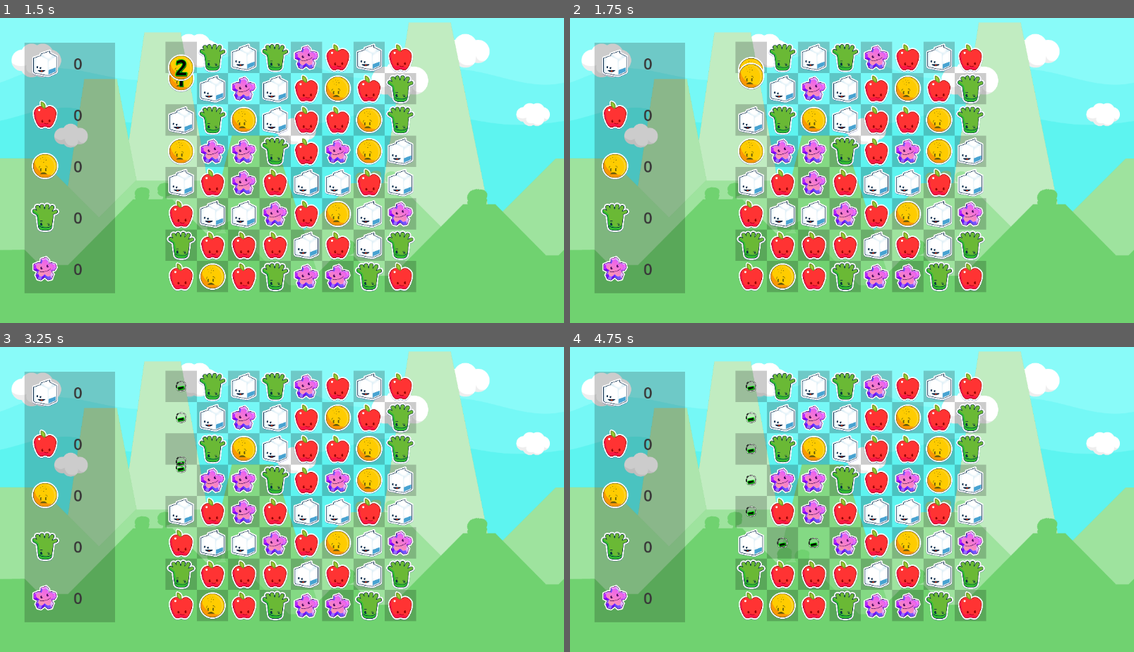
Above: before the commit, frames 1-4 (two rows, left to right).
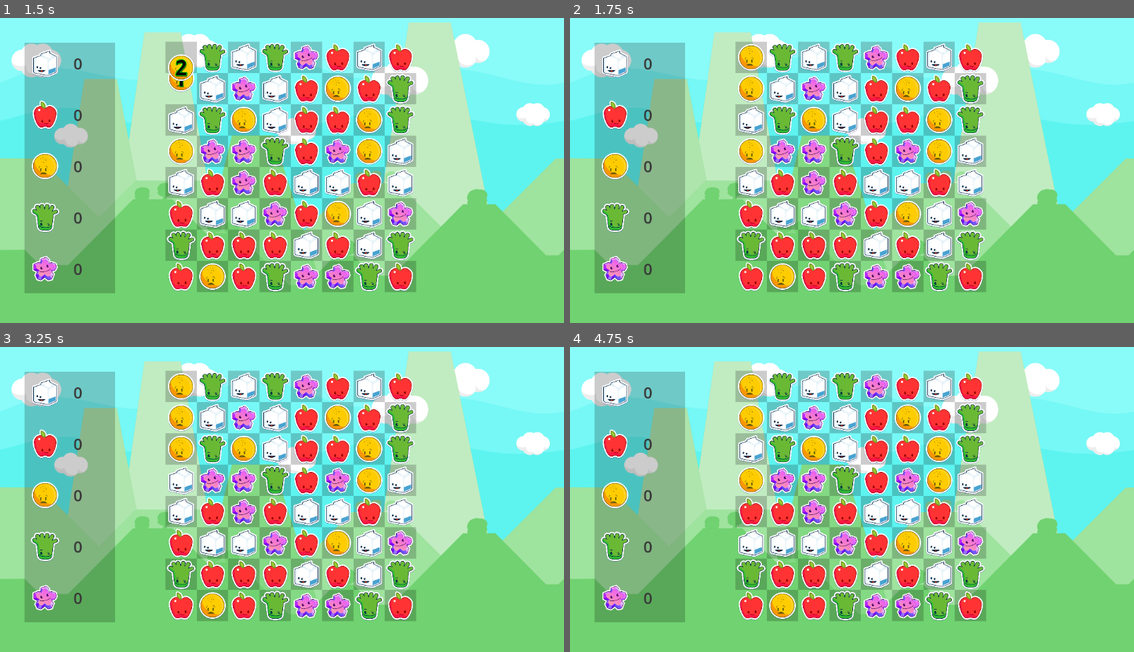
Above: after the commit, the same moments.

Repository: gitbrent/godot-match-3
Game: Godot game, scene res://game.tscn
Two runs of this game, one before a commit and one after it. Both use one fixed random seed, a clock stepped at 60 frames per second and the inputs below.
Inputs (mouse positions are in pixels of both pictures, inside the frame that each line leads up to):
- Up to frame 1 (1.5 s): tap Enter at 0.5 s; drag from (180, 57) to (338, 94) at 0.52 s; drag from (180, 88) to (253, 228) at 1.27 s
- Up to frame 2 (1.75 s): no input
- Up to frame 3 (3.25 s): move the mouse to (180, 447) at 2.02 s; click (180, 447) at 2.17 s; drag from (180, 481) to (112, 444) at 2.77 s
- Up to frame 4 (4.75 s): drag from (750, 511) to (880, 493) at 3.52 s; drag from (750, 542) to (767, 414) at 4.27 s

Frame 1 is identical in both runs. In frame 2, 0.7% of the frame differs, in the area x 29-35%, y 8-28%; in frame 3, 1.4%; in frame 4, 2.3%, in the area x 29-46%, y 8-69%.

Commit message:
WIP

Diff:
--- a/game_board/GameBoard.gd
+++ b/game_board/GameBoard.gd
@@ -9,13 +9,124 @@
 const TWEEN_TIME:float = 0.25
 var selected_cell_1:GemCell = null
 var selected_cell_2:GemCell = null
-var explode_me_matched_gems: Array
+#var explode_me_matched_gems:Array
+var undo_cell_1:GemCell = null
+var undo_cell_2:GemCell = null
 
 # Called when the node enters the scene tree for the first time.
 func _ready():
 	randomize()
 	fill_grid()
 	fill_hbox()
+
+# TODO: feed props to parent controller for display
+func get_gem_props():
+	var brent:Dictionary = {
+		"GREEN": 99
+	}
+	return brent
+
+# =========================================================
+# NEW!!
+# =========================================================
+
+# UTILS
+
+func find_gem_indices(gem_cell:GemCell) -> Dictionary:
+	var parent_vbox = gem_cell.get_parent()  # Assuming direct parent is a VBoxContainer
+	var hbox = parent_vbox.get_parent()      # Assuming direct parent of VBox is the HBoxContainer
+
+	var vbox_index = -1
+	var gem_index = -1
+
+	# Get the index of the VBoxContainer in the HBoxContainer
+	for i in range(hbox.get_child_count()):
+		if hbox.get_child(i) == parent_vbox:
+			vbox_index = i
+			break
+
+	# Get the index of the GemCell in the VBoxContainer
+	for j in range(parent_vbox.get_child_count()):
+		if parent_vbox.get_child(j) == gem_cell:
+			gem_index = j
+			break
+
+	return {"column": vbox_index, "row": gem_index}
+
+func are_cells_adjacent(gemcell1:GemCell, gemcell2:GemCell) -> bool:
+	var cell1 = find_gem_indices(gemcell1)
+	var cell2 = find_gem_indices(gemcell2)
+	var col1 = cell1.column
+	var row1 = cell1.row
+	var col2 = cell2.column
+	var row2 = cell2.row
+
+	# Check if cells are in the same row and adjacent columns
+	if row1 == row2 and abs(col1 - col2) == 1:
+		return true
+
+	# Check if cells are in the same column and adjacent rows
+	if col1 == col2 and abs(row1 - row2) == 1:
+		return true
+
+	# Cells are not adjacent
+	return false
+
+func get_first_match() -> Array:
+	var num_columns: int = hbox_container.get_child_count()
+	var num_rows: int = hbox_container.get_child_count()
+	var match_details: Array = []
+
+	# Horizontal Check (check each row)
+	for row in range(num_rows):
+		var last_color = null
+		var streak = 0
+		var match_start = 0
+		for column in range(num_columns):
+			var gem_cell = $HBoxContainer.get_child(column).get_child(row) as GemCell
+			if gem_cell.gem_color == last_color:
+				streak += 1
+			else:
+				if streak >= 3:
+					# Collect match details
+					for i in range(match_start, column):
+						match_details.append({"row": row, "column": i, "color": last_color})
+					return match_details
+				streak = 1
+				match_start = column
+				last_color = gem_cell.gem_color
+		if streak >= 3:
+			for i in range(match_start, num_columns):
+				match_details.append({"row": row, "column": i, "color": last_color})
+			return match_details
+
+	# Vertical Check (check each column)
+	for column in range(num_columns):
+		var last_color = null
+		var streak = 0
+		var match_start = 0
+		for row in range(num_rows):
+			var gem_cell = $HBoxContainer.get_child(column).get_child(row) as GemCell
+			if gem_cell.gem_color == last_color:
+				streak += 1
+			else:
+				if streak >= 3:
+					# Collect match details
+					for i in range(match_start, row):
+						match_details.append({"row": i, "column": column, "color": last_color})
+					return match_details
+				streak = 1
+				match_start = row
+				last_color = gem_cell.gem_color
+		if streak >= 3:
+			for i in range(match_start, num_rows):
+				match_details.append({"row": i, "column": column, "color": last_color})
+			return match_details
+
+	return []  # No matches found
+
+# STEP 1: Handle input (=capture first & second selection), swap gems
+# @desc: calls `swap_gem_cells()` when 2 cells selected and are adjacent
 
 func _on_cell_click(gem_cell:GemCell):
 	print("[_on_cell_click] ---------------------------------------------")
@@ -51,251 +162,41 @@
 
 	# STEP 3: swap cells if adjacent
 	if selected_cell_1 and selected_cell_2 and are_cells_adjacent(selected_cell_1, selected_cell_2):
-		swap_gem_cells()
-
-# TODO: feed props to parent controller for display
-func get_gem_props():
-	var brent:Dictionary = {
-		"GREEN": 99
-	}
-	return brent
-
-# =========================================================
-
-func are_cells_adjacent(gemcell1:GemCell, gemcell2:GemCell) -> bool:
-	var cell1 = find_gem_indices(gemcell1)
-	var cell2 = find_gem_indices(gemcell2)
-	var col1 = cell1.column
-	var row1 = cell1.row
-	var col2 = cell2.column
-	var row2 = cell2.row
-
-	# Check if cells are in the same row and adjacent columns
-	if row1 == row2 and abs(col1 - col2) == 1:
-		return true
-
-	# Check if cells are in the same column and adjacent rows
-	if col1 == col2 and abs(row1 - row2) == 1:
-		return true
-
-	# Cells are not adjacent
-	return false
-
-# TODO: Check entire board for any matches (not used yet, will show "NO MOVES" and reload grid)
-func check_for_matches() -> bool:
-	var num_columns: int = hbox_container.get_child_count()
-	var num_rows: int = hbox_container.get_child_count()
-
-	# Horizontal Check (check each row)
-	for row in range(num_rows):
-		var last_color = null
-		var streak = 0
-		for column in range(num_columns):
-			#print("[check_for_matches]: [" + str(row) + "/" + str(column) + "]")
-			var gem_cell = $HBoxContainer.get_child(column).get_child(row) as GemCell
-			if gem_cell.gem_color == last_color:
-				streak += 1
-			else:
-				if streak >= 3:
-					return true  # Found a horizontal match
-				streak = 1
-				last_color = gem_cell.gem_color
-		if streak >= 3:
-			return true  # Check if the last streak in the row was a match
-
-	# Vertical Check (check each column)
-	for column in range(num_columns):
-		var last_color = null
-		var streak = 0
-		for row in range(num_rows):
-			var gem_cell = $HBoxContainer.get_child(column).get_child(row) as GemCell
-			if gem_cell.gem_color == last_color:
-				streak += 1
-			else:
-				if streak >= 3:
-					return true  # Found a vertical match
-				streak = 1
-				last_color = gem_cell.gem_color
-		if streak >= 3:
-			return true  # Check if the last streak in the column was a match
-
-	return false  # No matches found
-
-func unique_array(array: Array) -> Array:
-	var unique_dict: Dictionary = {}
-	for item in array:
-		unique_dict[item] = true
-	return unique_dict.keys()
-
-func get_matched_gems(col: int, row: int) -> Array:
-	var matches: Array = []
-	var hbox = hbox_container
-
-	# Check horizontally
-	matches += get_matches_in_direction(col, row, hbox, -1, 0)  # Left
-	matches += get_matches_in_direction(col, row, hbox, 1, 0)   # Right
-	if matches.size() > 1:  # Includes the center gem, need at least one more for a match
-		matches.append(hbox.get_child(col).get_child(row))  # Add center gem if match found
-
-	# Check vertically
-	var vertical_matches: Array = []
-	vertical_matches += get_matches_in_direction(col, row, hbox, 0, -1)  # Up
-	vertical_matches += get_matches_in_direction(col, row, hbox, 0, 1)   # Down
-	if vertical_matches.size() > 1:
-		vertical_matches.append(hbox.get_child(col).get_child(row))  # Add center gem if match found
-		matches += vertical_matches  # Combine horizontal and vertical matches
-
-	return unique_array(matches)  # Remove duplicates if any gem is counted in both directions
-
-func get_matches_in_direction(start_col: int, start_row: int, hbox: HBoxContainer, delta_col: int, delta_row: int) -> Array:
-	var matches: Array = []
-	var current_col: int = start_col + delta_col
-	var current_row: int = start_row + delta_row
-	var current_color: Enums.GemColor = (hbox.get_child(start_col).get_child(start_row) as GemCell).gem_color
-	while current_col >= 0 and current_col < hbox.get_child_count() and current_row >= 0 and current_row < hbox.get_child(current_col).get_child_count():
-		var gem_cell: GemCell = hbox.get_child(current_col).get_child(current_row) as GemCell
-		if gem_cell.gem_color == current_color:
-			matches.append(gem_cell)
-			current_col += delta_col
-			current_row += delta_row
-		else:
-			break
-	return matches
-
-func will_create_match(src_cell: GemCell, new_col: int, new_row: int) -> bool:
-	print("[will_create_match]: " + Enums.get_color_name_by_value(src_cell.gem_color) + " at c:r " + str(new_col+1) + ":" + str(new_row+1))
-
-	# Temporarily swap gems for the purpose of checking
-	var tgt_cell: GemCell = hbox_container.get_child(new_col).get_child(new_row) as GemCell
-	var original_color: Enums.GemColor = tgt_cell.gem_color
-	tgt_cell.gem_color = src_cell.gem_color
-	src_cell.gem_color = original_color
-
-	# Check for matches
-	var matched_gems: Array = get_matched_gems(new_col, new_row)
-	print("[will_create_match]: matched_gems: ", matched_gems)
-	if matched_gems.size() > 0:
-		return true
-
-	# Revert colors back if no match is found
-	tgt_cell.gem_color = original_color
-	src_cell.gem_color = tgt_cell.gem_color
-	return false
-
-func check_match_at_position(col: int, row: int, hbox: HBoxContainer) -> bool:
-	# Check horizontally
-	var min_col = max(col - 2, 0)
-	var max_col = min(col + 2, hbox.get_child_count() - 1)
-	var current_color = (hbox.get_child(col).get_child(row) as GemCell).gem_color
-	var match_count = 1  # Start with the gem itself
-
-	# Check to the left
-	for i in range(col - 1, min_col - 1, -1):
-		if (hbox.get_child(i).get_child(row) as GemCell).gem_color == current_color:
-			match_count += 1
-		else:
-			break
-
-	# Check to the right
-	for i in range(col + 1, max_col + 1):
-		if (hbox.get_child(i).get_child(row) as GemCell).gem_color == current_color:
-			match_count += 1
-		else:
-			break
-
-	if match_count >= 3:
-		return true  # Horizontal match found
-
-	# Check vertically
-	var vbox = hbox.get_child(col) as VBoxContainer
-	var min_row = max(row - 2, 0)
-	var max_row = min(row + 2, vbox.get_child_count() - 1)
-	match_count = 1  # Reset for vertical checking
-
-	# Check upwards
-	for i in range(row - 1, min_row - 1, -1):
-		if (vbox.get_child(i) as GemCell).gem_color == current_color:
-			match_count += 1
-		else:
-			break
-
-	# Check downwards
-	for i in range(row + 1, max_row + 1):
-		if (vbox.get_child(i) as GemCell).gem_color == current_color:
-			match_count += 1
-		else:
-			break
-
-	if match_count >= 3:
-		return true  # Vertical match found
-
-	return false  # No matches found
-
-func find_gem_indices(gem_cell:GemCell) -> Dictionary:
-	var parent_vbox = gem_cell.get_parent()  # Assuming direct parent is a VBoxContainer
-	var hbox = parent_vbox.get_parent()      # Assuming direct parent of VBox is the HBoxContainer
-
-	var vbox_index = -1
-	var gem_index = -1
-
-	# Get the index of the VBoxContainer in the HBoxContainer
-	for i in range(hbox.get_child_count()):
-		if hbox.get_child(i) == parent_vbox:
-			vbox_index = i
-			break
-
-	# Get the index of the GemCell in the VBoxContainer
-	for j in range(parent_vbox.get_child_count()):
-		if parent_vbox.get_child(j) == gem_cell:
-			gem_index = j
-			break
-
-	return {"column": vbox_index, "row": gem_index}
-
-func swap_gem_cells():
+		undo_cell_1 = selected_cell_1
+		undo_cell_2 = selected_cell_2
+		swap_gem_cells(selected_cell_1, selected_cell_2)
+
+# STEP 2: Swap gems: capture current gems, move scenes via tween
+
+func swap_gem_cells(swap_cell_1:GemCell, swap_cell_2:GemCell):
 	# A: signal game controller
 	emit_signal("gem_swapped") # play swipe sound
 
 	# B: turn off anim/effects before moving
-	selected_cell_1.play_selected_anim(false)
-	selected_cell_2.play_selected_anim(false)
+	swap_cell_1.play_selected_anim(false)
+	swap_cell_2.play_selected_anim(false)
 
 	# C: get position to restore to after move so tween sets/flows smoothly
-	var orig_pos_cell_1 = selected_cell_1.global_position
-	var orig_col_cell_1 = selected_cell_1.get_parent()
-	var orig_ridx_cell_1 = find_gem_indices(selected_cell_1).row
-	var orig_cidx_cell_1 = find_gem_indices(selected_cell_1).column
-	var orig_pos_cell_2 = selected_cell_2.global_position
-	var orig_col_cell_2 = selected_cell_2.get_parent()
-	var orig_ridx_cell_2 = find_gem_indices(selected_cell_2).row
-	var orig_cidx_cell_2 = find_gem_indices(selected_cell_2).column
-
-	# D: swap gems, or swap back if no match
-	# NOTE: when they dont match, just tween-swap them (dont physially move the scenes, why bother?)
-	if will_create_match(selected_cell_1, orig_cidx_cell_2, orig_ridx_cell_2):
-		# D1: swap gems
-		orig_col_cell_1.remove_child(selected_cell_1)
-		orig_col_cell_2.add_child(selected_cell_1)
-		orig_col_cell_2.move_child(selected_cell_1, orig_ridx_cell_1)
-		orig_col_cell_2.remove_child(selected_cell_2)
-		orig_col_cell_1.add_child(selected_cell_2)
-		orig_col_cell_1.move_child(selected_cell_2, orig_ridx_cell_2)
-
-		# D2: IMPORTANT: use deferred to allow changes above to render, then re-position and tween afterwards!
-		call_deferred("setup_tween", selected_cell_1, orig_pos_cell_1, orig_pos_cell_2)
-		call_deferred("setup_tween", selected_cell_2, orig_pos_cell_2, orig_pos_cell_1)
-	else:
-		# Tween to each other's positions
-		call_deferred("setup_tween", selected_cell_1, orig_pos_cell_1, orig_pos_cell_2)
-		call_deferred("setup_tween", selected_cell_2, orig_pos_cell_2, orig_pos_cell_1)
-		# Wait for the first tween to complete
-		await get_tree().create_timer(TWEEN_TIME).timeout
-		# Then swap them right back
-		call_deferred("swap_back", selected_cell_1, selected_cell_2, orig_pos_cell_1, orig_pos_cell_2)
-
-func swap_back(gem_cell_1, gem_cell_2, pos_cell_1, pos_cell_2):
-	setup_tween(gem_cell_1, gem_cell_1.global_position, pos_cell_1)
-	setup_tween(gem_cell_2, gem_cell_2.global_position, pos_cell_2)
+	var orig_pos_cell_1 = swap_cell_1.global_position
+	var orig_col_cell_1 = swap_cell_1.get_parent()
+	var orig_ridx_cell_1 = find_gem_indices(swap_cell_1).row
+	var orig_cidx_cell_1 = find_gem_indices(swap_cell_1).column
+	var orig_pos_cell_2 = swap_cell_2.global_position
+	var orig_col_cell_2 = swap_cell_2.get_parent()
+	var orig_ridx_cell_2 = find_gem_indices(swap_cell_2).row
+	var orig_cidx_cell_2 = find_gem_indices(swap_cell_2).column
+
+	# D: swap gems
+	orig_col_cell_1.remove_child(swap_cell_1)
+	orig_col_cell_2.add_child(swap_cell_1)
+	orig_col_cell_2.move_child(swap_cell_1, orig_ridx_cell_1)
+	orig_col_cell_2.remove_child(swap_cell_2)
+	orig_col_cell_1.add_child(swap_cell_2)
+	orig_col_cell_1.move_child(swap_cell_2, orig_ridx_cell_2)
+
+	# IMPORTANT: use deferred to allow changes above to render, then re-position and tween afterwards!
+	call_deferred("setup_tween", swap_cell_1, orig_pos_cell_1, orig_pos_cell_2)
+	call_deferred("setup_tween", swap_cell_2, orig_pos_cell_2, orig_pos_cell_1)
 
 func setup_tween(gem_cell:GemCell, start_pos:Vector2, end_pos:Vector2):
 	gem_cell.global_position = start_pos  # Set initial position right before tweening
@@ -303,13 +204,10 @@
 	tween.tween_property(gem_cell, "global_position", end_pos, TWEEN_TIME)
 	tween.tween_callback(tween_completed.bind(gem_cell))
 
+# STEP 3: Tween complete: clear vars/scan board
+
 func tween_completed(gem_cell:GemCell):
 	#print("[TWEEN-COMPLETE]: ", gem_cell)
-
-	# TODO: WIP: when toget agther correct gems
-	var brent = find_gem_indices(gem_cell)
-	explode_me_matched_gems = get_matched_gems(brent.column, brent.row)
-	print("explode_me_matched_gems: ", explode_me_matched_gems)
 
 	# This method w/b called twice - after each gem is moved
 	if gem_cell == selected_cell_1:
@@ -320,9 +218,26 @@
 		selected_cell_2 = null
 
 	# This method w/b called twice - after each gem is moved, only run after BOTH done
-	if not selected_cell_1 and not selected_cell_2 and explode_me_matched_gems.size() > 0:
+	if not selected_cell_1 and not selected_cell_2:
+		check_board_post_moves()
+
+func check_board_post_moves():
+	print("[check_board_post_moves]: enter")
+	var gem_matches = get_first_match()
+	if gem_matches.size() == 0:
+		await get_tree().create_timer(TWEEN_TIME).timeout
+		# Then swap them right back
+		swap_gem_cells(undo_cell_2, undo_cell_1)
+		undo_cell_1 = null
+		undo_cell_2 = null
+	else:
+		print("[check_board_post_moves]: MATCHES! ", gem_matches)
 		# D3: log gems to explode after move is done
-		explode_gems(explode_me_matched_gems)
+		#explode_gems(explode_me_matched_gems)
+		# TODO: EXPLODE LOOP
+		pass
+
+# STEP 4: Explode first match found, repeat until exhausted
 
 func explode_gems(gem_cells: Array):
 	# Function to handle removal of gems and other effects
@@ -339,7 +254,161 @@
 	#if selected_cell_2:
 		#selected_cell_2.debug_show_selnum(0)
 		#selected_cell_2 = null
-	explode_me_matched_gems.clear()
+
+# =========================================================
+
+# ABOVE ARE CLEAR ~~~~~~~~~~~~~~~~~~~~~~~~~~~~~~~~~~~~~~~~~
+
+# TODO: Check entire board for any matches (not used yet, will show "NO MOVES" and reload grid)
+#func check_for_matches() -> bool:
+	#var num_columns: int = hbox_container.get_child_count()
+	#var num_rows: int = hbox_container.get_child_count()
+	#
+	## Horizontal Check (check each row)
+	#for row in range(num_rows):
+		#var last_color = null
+		#var streak = 0
+		#for column in range(num_columns):
+			##print("[check_for_matches]: [" + str(row) + "/" + str(column) + "]")
+			#var gem_cell = $HBoxContainer.get_child(column).get_child(row) as GemCell
+			#if gem_cell.gem_color == last_color:
+				#streak += 1
+			#else:
+				#if streak >= 3:
+					#return true  # Found a horizontal match
+				#streak = 1
+				#last_color = gem_cell.gem_color
+		#if streak >= 3:
+			#return true  # Check if the last streak in the row was a match
+	#
+	## Vertical Check (check each column)
+	#for column in range(num_columns):
+		#var last_color = null
+		#var streak = 0
+		#for row in range(num_rows):
+			#var gem_cell = $HBoxContainer.get_child(column).get_child(row) as GemCell
+			#if gem_cell.gem_color == last_color:
+				#streak += 1
+			#else:
+				#if streak >= 3:
+					#return true  # Found a vertical match
+				#streak = 1
+				#last_color = gem_cell.gem_color
+		#if streak >= 3:
+			#return true  # Check if the last streak in the column was a match
+	#
+	#return false  # No matches found
+#
+#func unique_array(array: Array) -> Array:
+	#var unique_dict: Dictionary = {}
+	#for item in array:
+		#unique_dict[item] = true
+	#return unique_dict.keys()
+#
+#func get_matched_gems(col: int, row: int) -> Array:
+	#var matches: Array = []
+	#var hbox = hbox_container
+#
+	## Check horizontally
+	#matches += get_matches_in_direction(col, row, hbox, -1, 0)  # Left
+	#matches += get_matches_in_direction(col, row, hbox, 1, 0)   # Right
+	#if matches.size() > 1:  # Includes the center gem, need at least one more for a match
+		#matches.append(hbox.get_child(col).get_child(row))  # Add center gem if match found
+#
+	## Check vertically
+	#var vertical_matches: Array = []
+	#vertical_matches += get_matches_in_direction(col, row, hbox, 0, -1)  # Up
+	#vertical_matches += get_matches_in_direction(col, row, hbox, 0, 1)   # Down
+	#if vertical_matches.size() > 1:
+		#vertical_matches.append(hbox.get_child(col).get_child(row))  # Add center gem if match found
+		#matches += vertical_matches  # Combine horizontal and vertical matches
+	#
+	#return unique_array(matches)  # Remove duplicates if any gem is counted in both directions
+#
+#func get_matches_in_direction(start_col: int, start_row: int, hbox: HBoxContainer, delta_col: int, delta_row: int) -> Array:
+	#var matches: Array = []
+	#var current_col: int = start_col + delta_col
+	#var current_row: int = start_row + delta_row
+	#var current_color: Enums.GemColor = (hbox.get_child(start_col).get_child(start_row) as GemCell).gem_color
+	#while current_col >= 0 and current_col < hbox.get_child_count() and current_row >= 0 and current_row < hbox.get_child(current_col).get_child_count():
+		#var gem_cell: GemCell = hbox.get_child(current_col).get_child(current_row) as GemCell
+		#if gem_cell.gem_color == current_color:
+			#matches.append(gem_cell)
+			#current_col += delta_col
+			#current_row += delta_row
+		#else:
+			#break
+	#return matches
+#
+#func will_create_match(src_cell: GemCell, new_col: int, new_row: int) -> bool:
+	#print("[will_create_match]: " + Enums.get_color_name_by_value(src_cell.gem_color) + " at c:r " + str(new_col+1) + ":" + str(new_row+1))
+	#
+	## Temporarily swap gems for the purpose of checking
+	#var tgt_cell: GemCell = hbox_container.get_child(new_col).get_child(new_row) as GemCell
+	#var original_color: Enums.GemColor = tgt_cell.gem_color
+	#tgt_cell.gem_color = src_cell.gem_color
+	#src_cell.gem_color = original_color
+	#
+	## Check for matches
+	#var matched_gems: Array = get_matched_gems(new_col, new_row)
+	#print("[will_create_match]: matched_gems: ", matched_gems)
+	#if matched_gems.size() > 0:
+		#return true
+	#
+	## Revert colors back if no match is found
+	#tgt_cell.gem_color = original_color
+	#src_cell.gem_color = tgt_cell.gem_color
+	#return false
+#
+#func check_match_at_position(col: int, row: int, hbox: HBoxContainer) -> bool:
+	## Check horizontally
+	#var min_col = max(col - 2, 0)
+	#var max_col = min(col + 2, hbox.get_child_count() - 1)
+	#var current_color = (hbox.get_child(col).get_child(row) as GemCell).gem_color
+	#var match_count = 1  # Start with the gem itself
+#
+	## Check to the left
+	#for i in range(col - 1, min_col - 1, -1):
+		#if (hbox.get_child(i).get_child(row) as GemCell).gem_color == current_color:
+			#match_count += 1
+		#else:
+			#break
+#
+	## Check to the right
+	#for i in range(col + 1, max_col + 1):
+		#if (hbox.get_child(i).get_child(row) as GemCell).gem_color == current_color:
+			#match_count += 1
+		#else:
+			#break
+#
+	#if match_count >= 3:
+		#return true  # Horizontal match found
+#
+	## Check vertically
+	#var vbox = hbox.get_child(col) as VBoxContainer
+	#var min_row = max(row - 2, 0)
+	#var max_row = min(row + 2, vbox.get_child_count() - 1)
+	#match_count = 1  # Reset for vertical checking
+#
+	## Check upwards
+	#for i in range(row - 1, min_row - 1, -1):
+		#if (vbox.get_child(i) as GemCell).gem_color == current_color:
+			#match_count += 1
+		#else:
+			#break
+#
+	## Check downwards
+	#for i in range(row + 1, max_row + 1):
+		#if (vbox.get_child(i) as GemCell).gem_color == current_color:
+			#match_count += 1
+		#else:
+			#break
+#
+	#if match_count >= 3:
+		#return true  # Vertical match found
+#
+	#return false  # No matches found
+
 
 # =========================================================
 
--- /dev/null
+++ b/game_board/GameProps.gd
@@ -0,0 +1,24 @@
+# IDEA: separate utli-type funcs here, just onready whatever we need
+# good way to split in godot??
+extends Node
+
+@onready var h_box_container = $HBoxContainer
+
+func get_gem_props() -> Dictionary:
+	var gem_counts: Dictionary = {
+		"WHITE": 0,
+		"RED": 0,
+		"YELLOW": 0,
+		"GREEN": 0,
+		"PURPLE": 0
+	}
+
+	# Assuming HBoxContainer contains VBoxContainers which in turn contain GemCells
+	for vbox in h_box_container.get_children():
+		for gem_cell in vbox.get_children():
+			# Assuming each child of vbox is a GemCell and it has a property 'gem_color'
+			var color_key: String = Enums.get_color_name(gem_cell.gem_color)  # Convert enum value to string key
+			if color_key in gem_counts:
+				gem_counts[color_key] += 1  # Increment the count for this color
+
+	return gem_counts
--- a/game_board/gem_cell.tscn
+++ b/game_board/gem_cell.tscn
@@ -8,6 +8,22 @@
 
 [sub_resource type="StyleBoxFlat" id="StyleBoxFlat_lpbyf"]
 bg_color = Color(0, 0, 0, 0.2)
+
+[sub_resource type="Animation" id="Animation_3mn62"]
+resource_name = "explode"
+length = 0.5
+tracks/0/type = "value"
+tracks/0/imported = false
+tracks/0/enabled = true
+tracks/0/path = NodePath("Sprite2D:scale")
+tracks/0/interp = 1
+tracks/0/loop_wrap = true
+tracks/0/keys = {
+"times": PackedFloat32Array(0, 0.5),
+"transitions": PackedFloat32Array(1, 1),
+"update": 0,
+"values": [Vector2(0.25, 0.25), Vector2(1e-05, 1e-05)]
+}
 
 [sub_resource type="Animation" id="Animation_xkhqk"]
 resource_name = "selected"
@@ -47,22 +63,6 @@
 "transitions": PackedFloat32Array(1, 1),
 "update": 0,
 "values": [-0.261799, 0.261799]
-}
-
-[sub_resource type="Animation" id="Animation_3mn62"]
-resource_name = "explode"
-length = 0.5
-tracks/0/type = "value"
-tracks/0/imported = false
-tracks/0/enabled = true
-tracks/0/path = NodePath("Sprite2D:scale")
-tracks/0/interp = 1
-tracks/0/loop_wrap = true
-tracks/0/keys = {
-"times": PackedFloat32Array(0, 0.5),
-"transitions": PackedFloat32Array(1, 1),
-"update": 0,
-"values": [Vector2(0.25, 0.25), Vector2(1e-05, 1e-05)]
 }
 
 [sub_resource type="AnimationLibrary" id="AnimationLibrary_u2ci8"]
